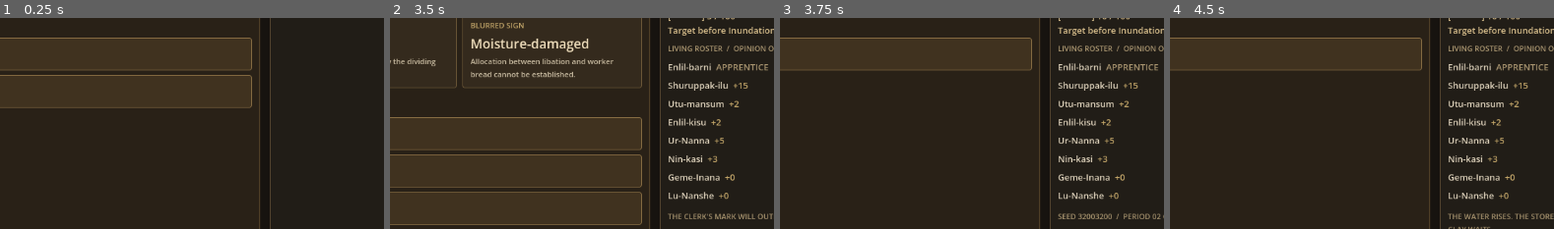
Above: before the commit, frames 1-4 (left to right).
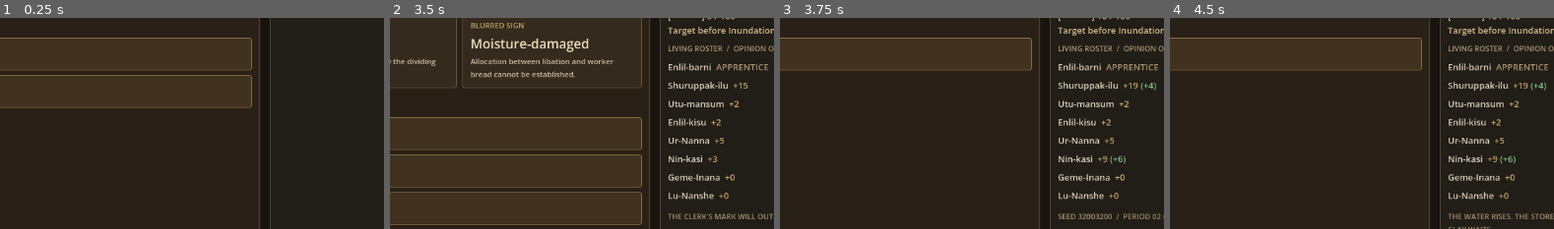
Above: after the commit, the same moments.

Repository: JawnGrimm/SoE
Game: Godot game, scene res://main.tscn
The game is run twice, just before and just after one commit, with the same random seed, the same clock (stepped at 60 frames per second) and the same inputs.
Inputs:
- Up to frame 1 (0.25 s): no input
- Up to frame 2 (3.5 s): click "The Granary Terraces — Temple…" at 0.5 s; click "Shuruppak-ilu — +1 Arithmetic…" at 1.25 s; click "Score Tally as 23 (Discrepanc…" at 2 s; click "End Period" at 2.75 s
- Up to frame 3 (3.75 s): click "Correct subtotal to 18, reque…" at 3.5 s
- Up to frame 4 (4.5 s): click "End Period" at 4.25 s
The pictures show only the part of the screen within x 41-91%, y 42-92%; the shares and areas given below are measured in that part.

Frames 1-2 are identical in both runs. In frame 3, 0.2% of the frame differs, in the area x 84-98%, y 30-70%; in frame 4, 0.2%.

Commit message:
Default explicit-person opinion effects to the acting scribe

Diff:
--- a/systems/effect_executor.gd
+++ b/systems/effect_executor.gd
@@ -43,7 +43,7 @@
 	var other_id := StringName(p.get("other", ""))
 	var other := ctx.world.get_person(other_id) if other_id != &"" else null
 	if other == null:
-		other = ctx.resolve_subject(String(p.get("other", "target")))
+		other = ctx.actor if not p.has("other") else ctx.resolve_subject(String(p.get("other", "target")))
 	if subject == null or other == null:
 		push_warning("EffectExecutor: change_opinion could not resolve both people")
 		return
